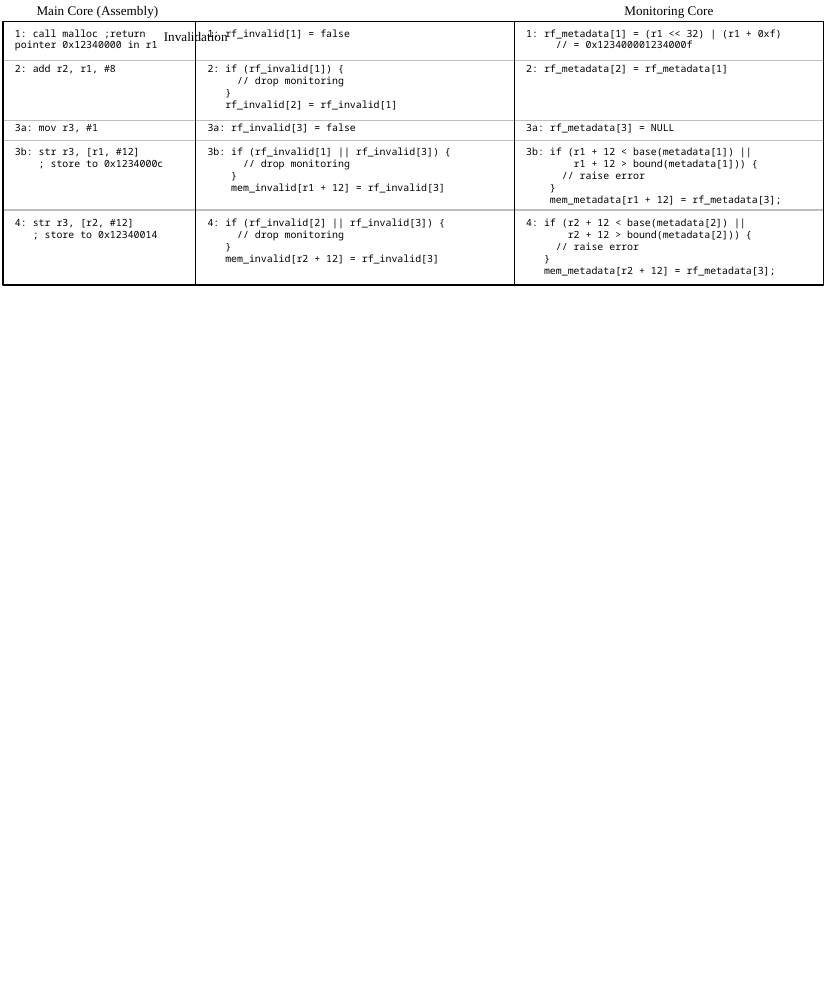
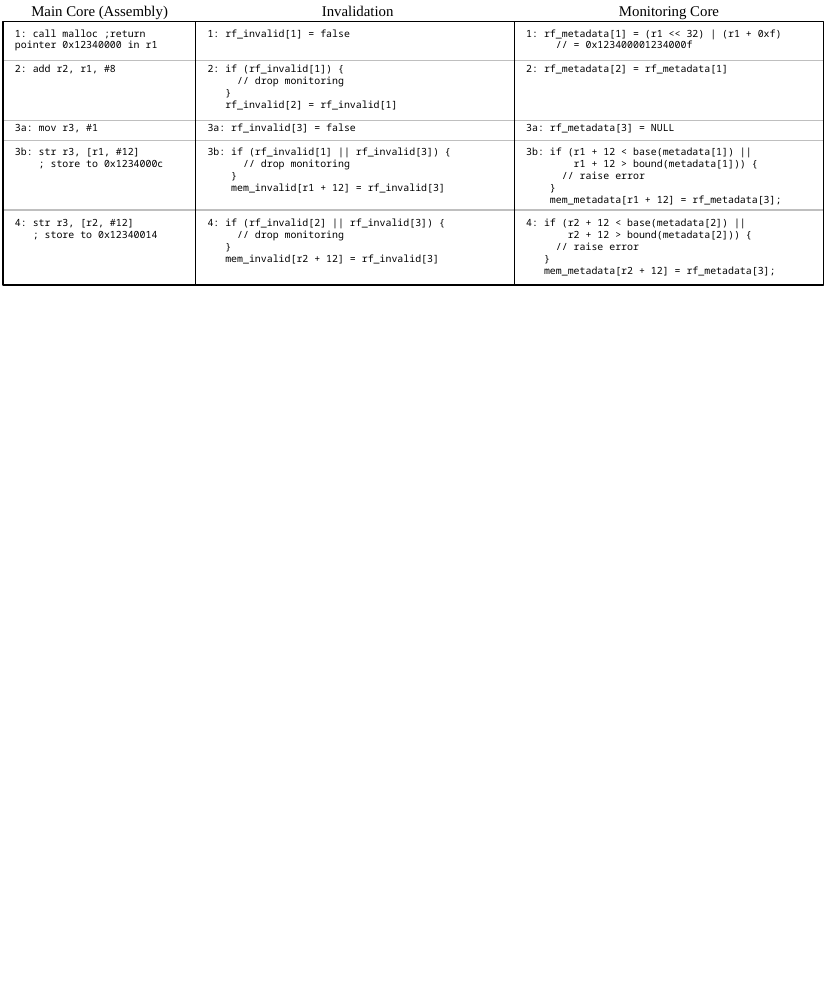
Before and after one commit to dl575/paper-monitoring_dift_drop, a slide deck: slide 6 of figs_src/diagrams-wide.pptx. Drawn at 830x1008 pixels with LibreOffice and Linux fonts; fonts in the diff are those of the drawing. Boxes give left, top, right and bottom in pixels: in the first picture for what was removed or moved away, otherwise in the second. Text is boxed around its words. In the diff, an @@ line names an element or a change of style, - is before the commit and + after.

```diff
--- a/figs_src/diagrams-wide.pptx
+++ b/figs_src/diagrams-wide.pptx
@@ text "Main Core (Assembly)" at box(31, 5, 168, 19): size 8 to 9 pt; alignment left to centre @@
@@ text "Invalidation" at box(322, 5, 394, 16): size 8 to 9 pt @@
@@ text "Invalidation": place and size @@
-text "Invalidation" at box(164, 30, 228, 44)
+text "Invalidation" at box(322, 5, 394, 16)
@@ text "Monitoring Core" at box(619, 6, 719, 19): size 8 to 9 pt @@
```
Also in this commit, not shown: 1 other slide changed, 9 other files.
